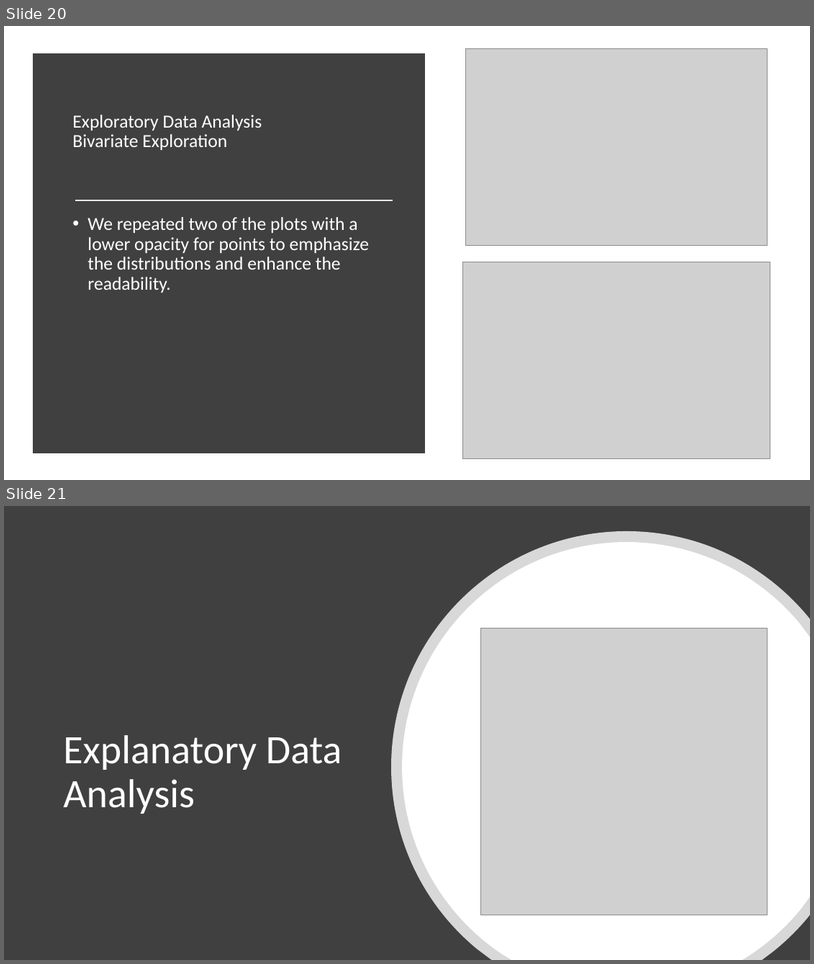
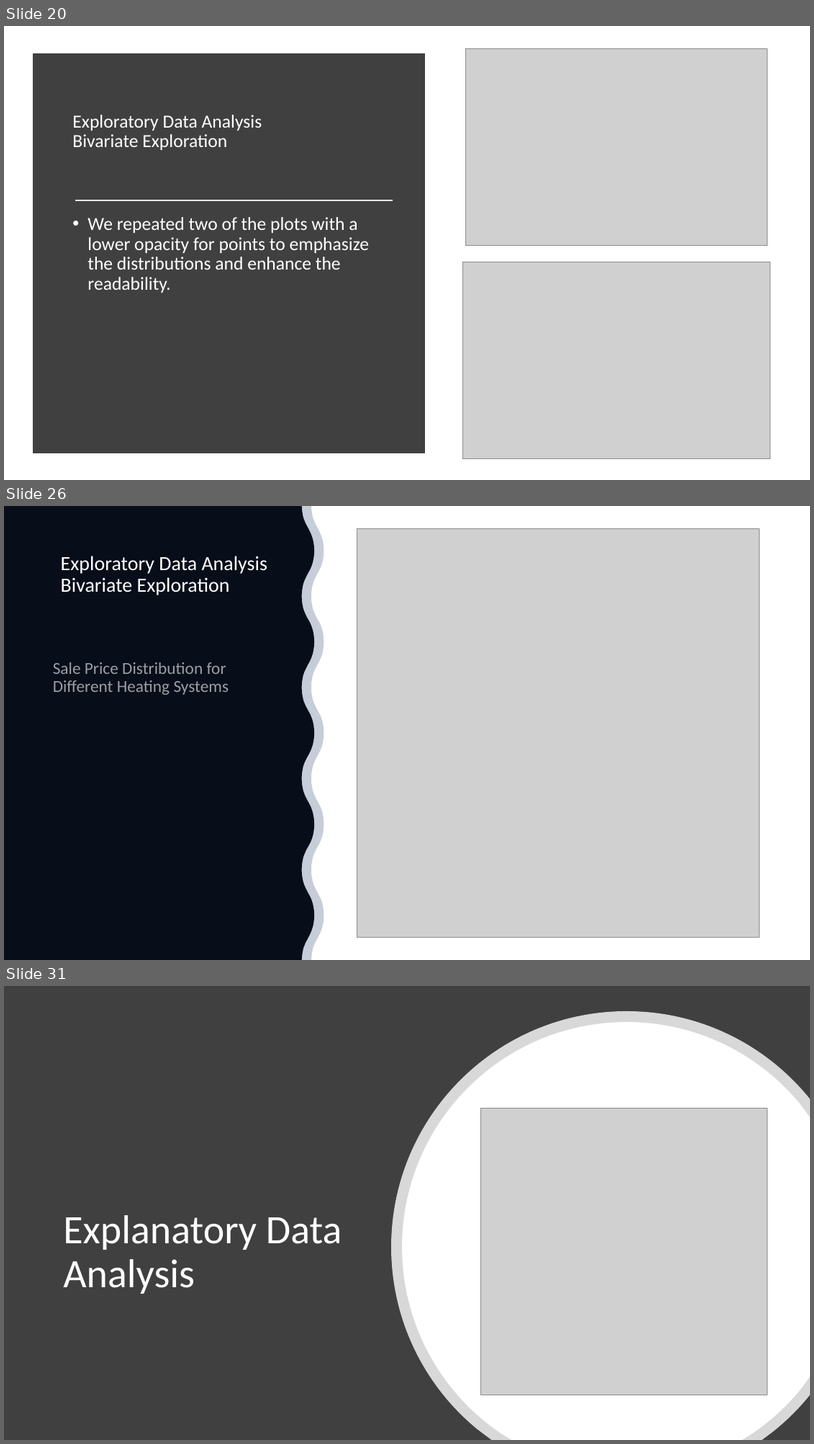
Before and after one commit to Moaaz-Mahmoud/Third-Year-Electrical-Testing-3A, a slide deck: projects-for-the-practical-exam/house-pricing/presentation.pptx. Shown one above the other, each under a label of ours: slides 20 and 21 before the commit, slides 20, 26 and 31 after it; the slides between them are not shown. The pictures are 814x964 and 814x1444 pixels, drawn with LibreOffice and Linux fonts; fonts in the diff are those of the drawing; grey boxes stand for pictures. Boxes give left, top, right and bottom in pixels: in the first picture for what was removed or moved away, otherwise in the second. Text is boxed around its words. In the diff, an @@ line names an element or a change of style, - is before the commit and + after.

```diff
--- a/projects-for-the-practical-exam/house-pricing/presentation.pptx
+++ b/projects-for-the-practical-exam/house-pricing/presentation.pptx
@@ slide 26 added at (4,506,810,960), background #FFFFFF @@
@@ freeform shape added at (4,506,314,960), fill #000000 @@
@@ freeform shape added at (4,506,324,960), fill #203864 at 25% opacity @@
@@ picture added at (358,529,760,937) @@
@@ title added at (61,556,268,595), 24 pt, text #FFFFFF @@
+Exploratory Data Analysis
+Bivariate Exploration
@@ text added at (53,662,229,695), 20 pt, text #FFFFFF at 60% opacity @@
+Sale Price Distribution for Different Heating Systems
@@ what was slide 21 is now slide 31 @@
```
Also in this commit, not shown: 9 other slides added, 2 other files.
